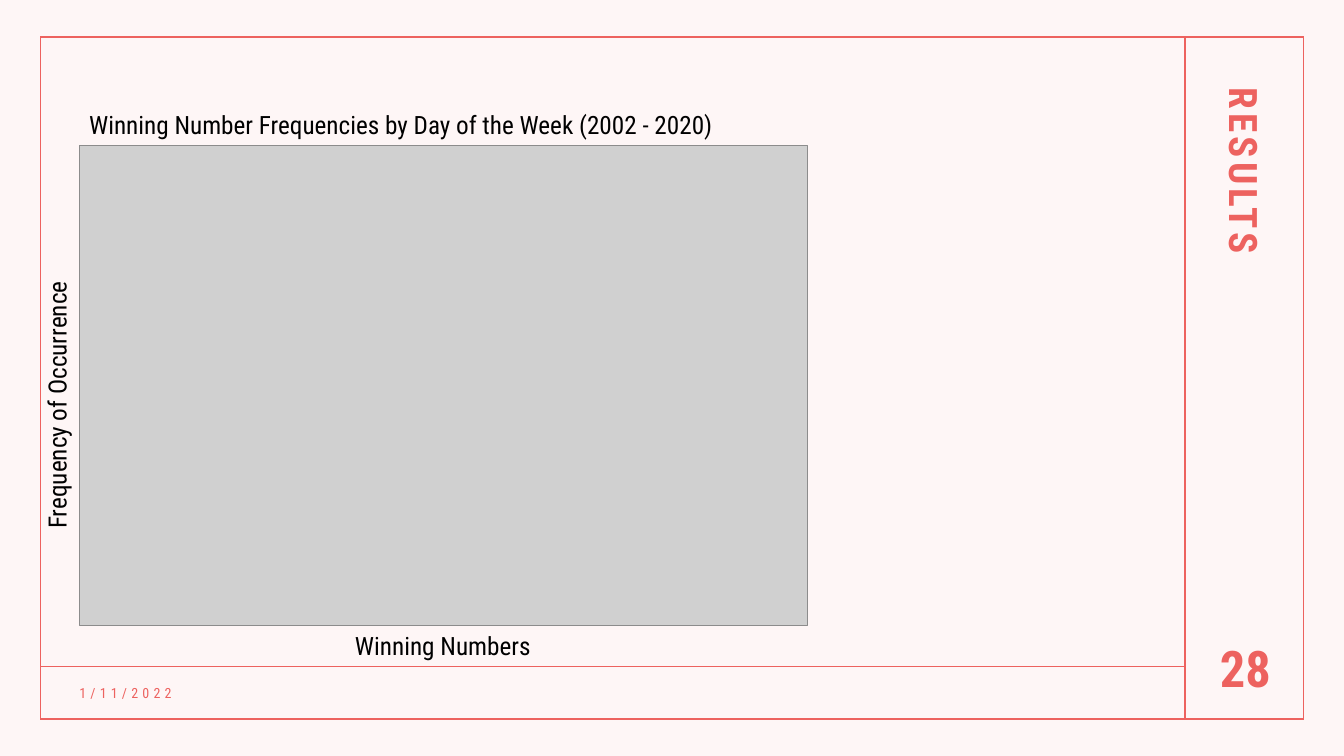
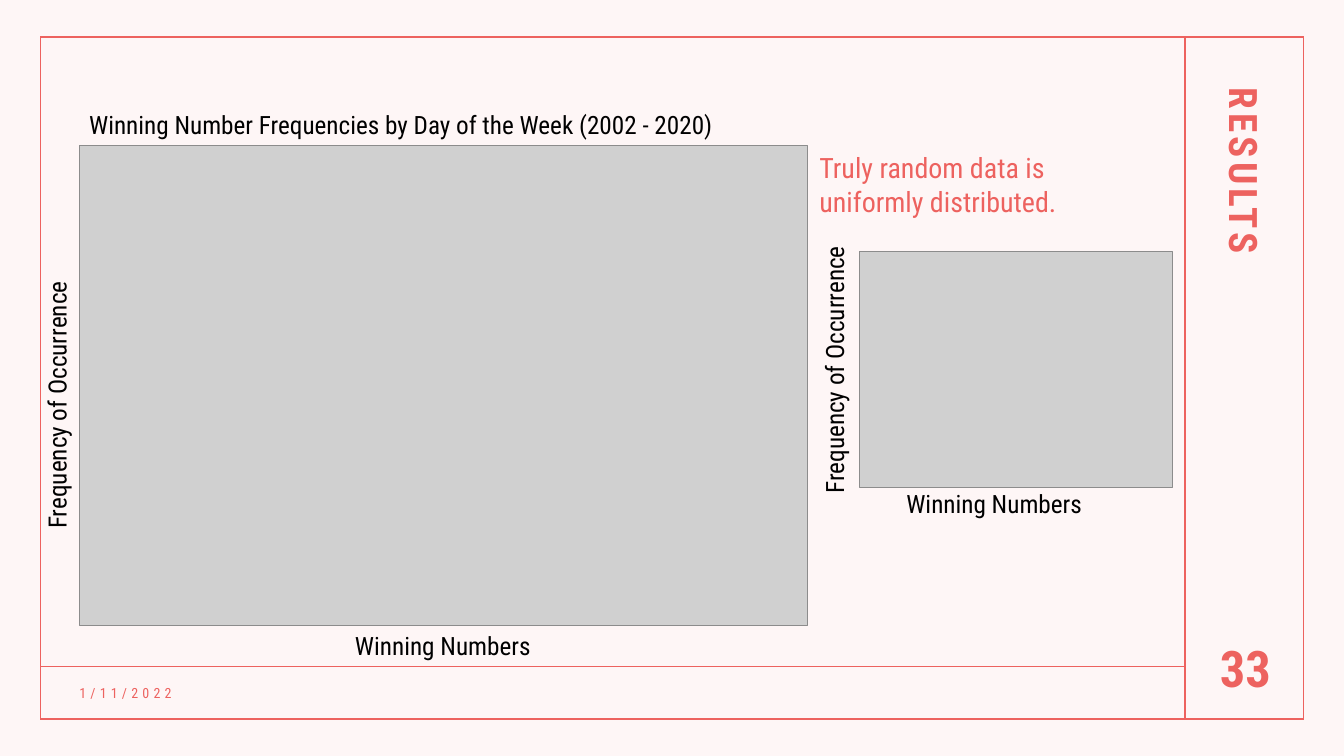
Before and after one commit to AlbiKovi/DSO110---Final-Group-Project, a slide deck: slide 33 of Is the Mega Millions a Mega Trap.pptm (slide 28 before the commit). Drawn at 1344x756 pixels with LibreOffice and Linux fonts; fonts in the diff are those of the drawing; grey boxes stand for pictures. Boxes give left, top, right and bottom in pixels: in the first picture for what was removed or moved away, otherwise in the second. Text is boxed around its words. In the diff, an @@ line names an element or a change of style, - is before the commit and + after.

```diff
--- a/Is the Mega Millions a Mega Trap.pptm
+++ b/Is the Mega Millions a Mega Trap.pptm
@@ text added at (819, 157, 1056, 218), 20 pt, text #ED625F @@
+Truly random data is uniformly distributed.
@@ text added at (818, 258, 851, 491), 18 pt, text #000000 @@
+Frequency of Occurrence
@@ picture added at (860, 252, 1173, 488) @@
@@ text added at (906, 494, 1082, 519), 18 pt, text #000000 @@
+Winning Numbers
@@ page number at (1220, 650, 1271, 688): text changed @@
-28
+33
```
Also in this commit, not shown: 2 other slides changed, 5 slides added.
